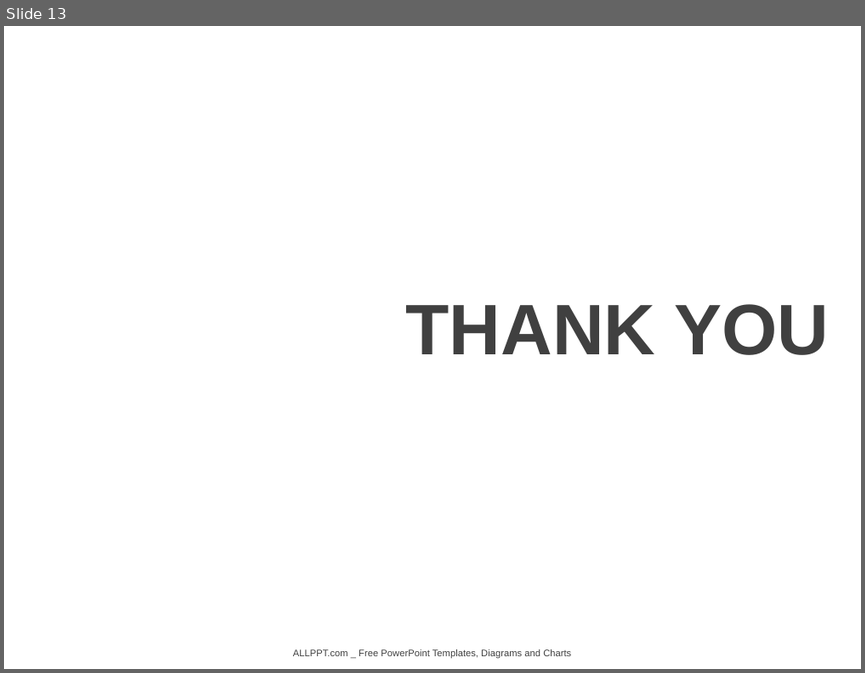
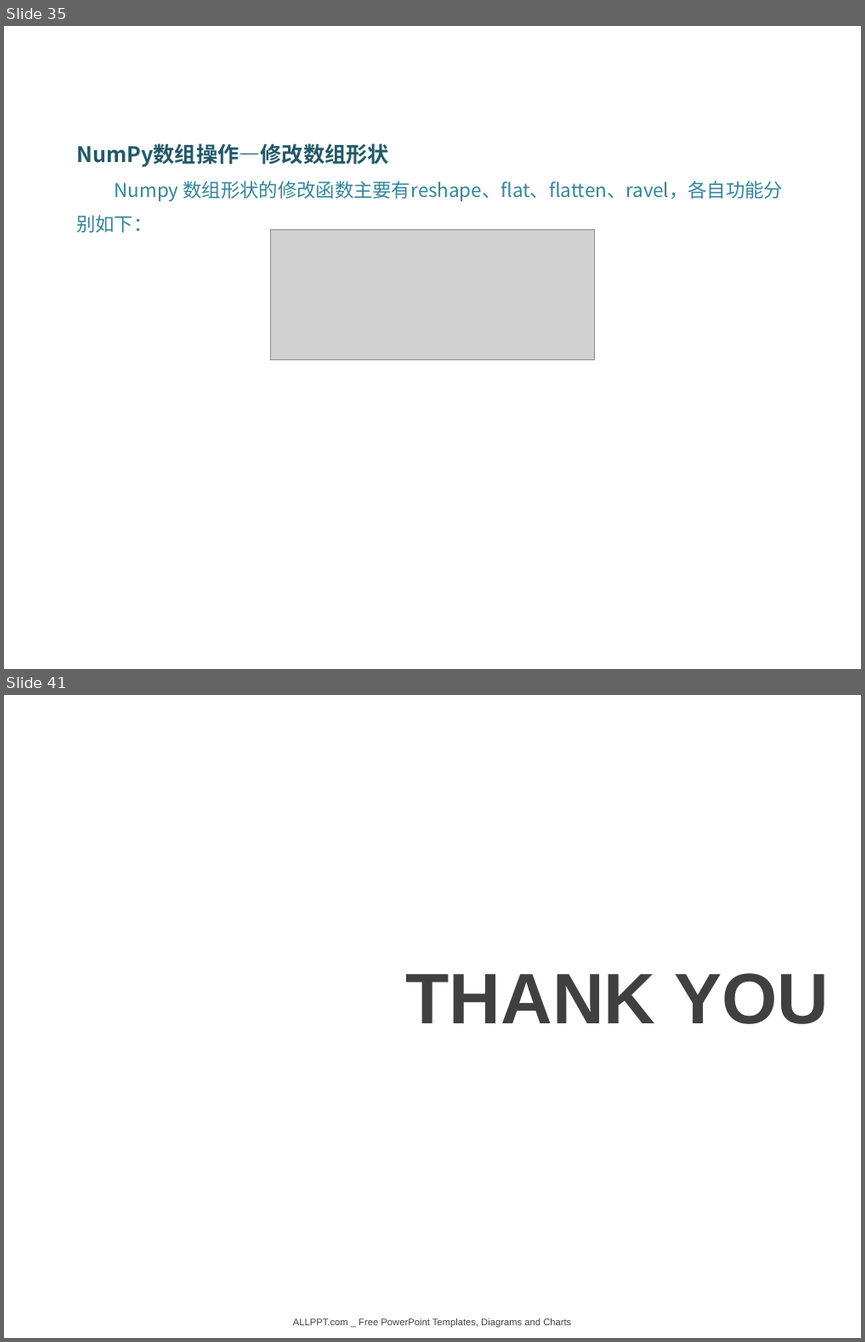
Before and after one commit to DataScienceCoding/Python-Data-Analysis, a slide deck: Python-Data-Analysis.pptx. Shown one above the other, each under a label of ours: slide 13 before the commit, slides 35 and 41 after it; the slides between them are not shown. The pictures are 865x673 and 865x1342 pixels, drawn with LibreOffice and Linux fonts; fonts in the diff are those of the drawing; grey boxes stand for pictures; background and template pictures are left out. Boxes give left, top, right and bottom in pixels: in the first picture for what was removed or moved away, otherwise in the second. Text is boxed around its words. In the diff, an @@ line names an element or a change of style, - is before the commit and + after.

```diff
--- a/Python-Data-Analysis.pptx
+++ b/Python-Data-Analysis.pptx
@@ slide 35 added at (4,26,861,669), background picture (left out) @@
@@ text added at (76,143,783,233), 16 pt, text #31859C @@
+NumPy数组操作—修改数组形状
+Numpy 数组形状的修改函数主要有reshape、flat、flatten、ravel，各自功能分别如下：
@@ picture added at (270,230,595,360) @@
@@ what was slide 13 is now slide 41 @@
```
Also in this commit, not shown: 27 other slides added, 5 other files.
